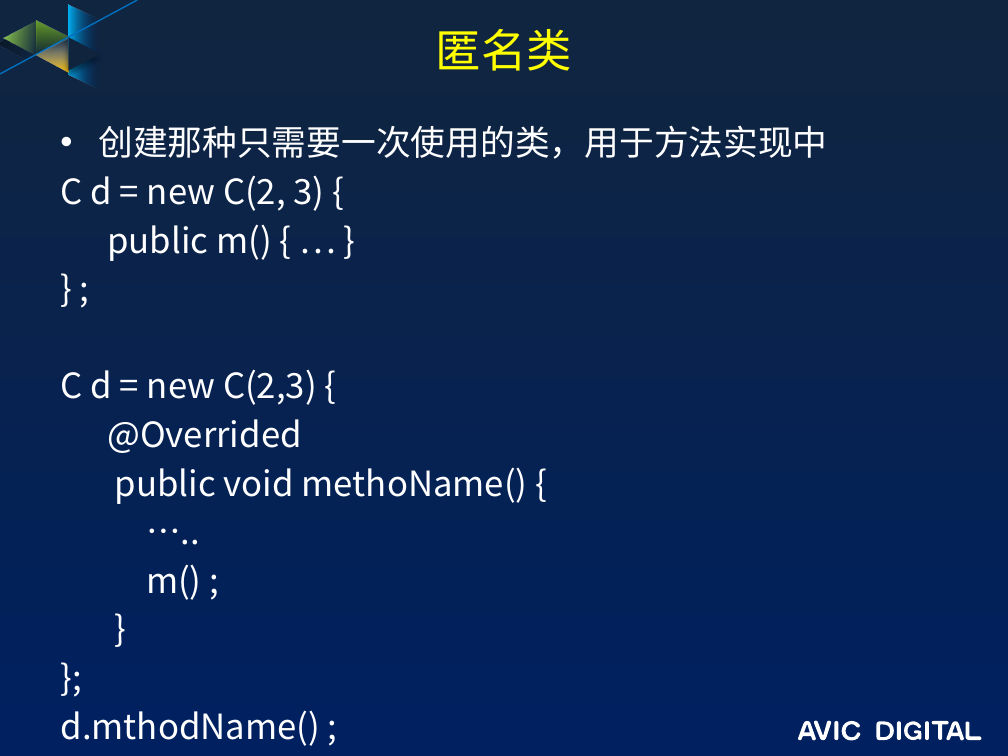
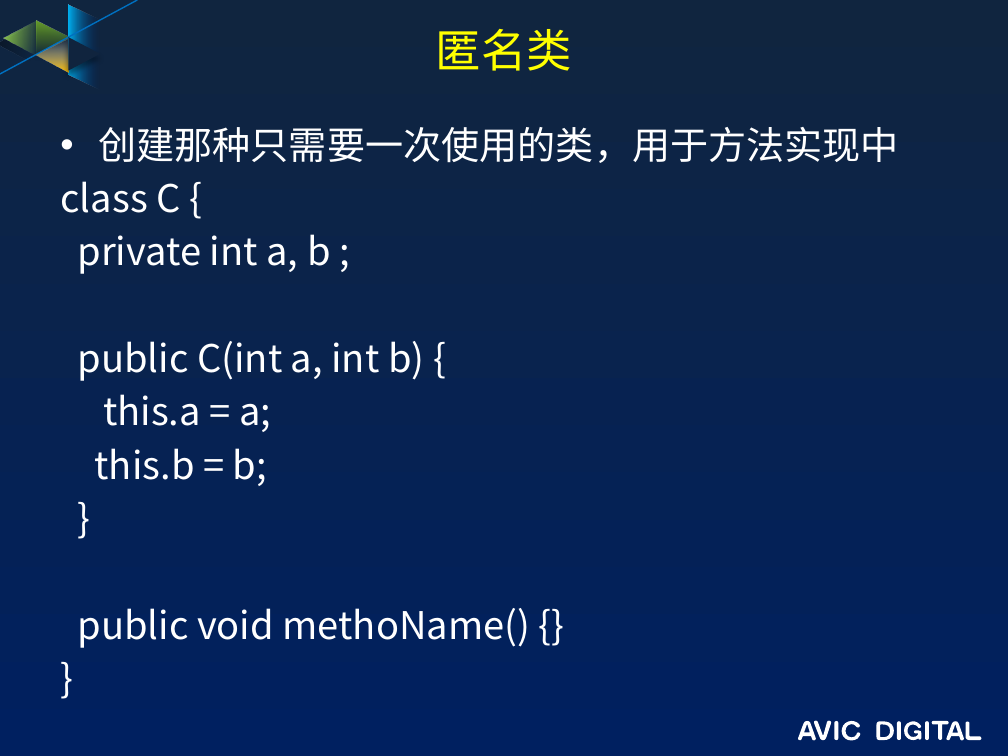
Before and after one commit to guofengzh/java-way, a slide deck: slide 18 of java/docs/03-java-接口和继承.pptx. Drawn at 1008x756 pixels with LibreOffice and Linux fonts; fonts in the diff are those of the drawing; background and template pictures are left out. Boxes give left, top, right and bottom in pixels: in the first picture for what was removed or moved away, otherwise in the second. Text is boxed around its words. In the diff, an @@ line names an element or a change of style, - is before the commit and + after.

```diff
--- a/java/docs/03-java-接口和继承.pptx
+++ b/java/docs/03-java-接口和继承.pptx
@@ text at (98,127,899,163): size 24.8 to 27.2 pt in "创建那种只需要一次使用的类，用于方法实现中", "}" @@
@@ text at (60,181,424,486): text changed; size 24.8 to 27.2 pt @@
-C d = new C(2, 3) {
-public m() { … }
-} ;
-C d = new C(2,3) {
-@Overrided
-public void methoName() {
-…..
-m() ;
+class C {
+private int a, b ;
+public C(int a, int b) {
+this.a = a;
+this.b = b;
@@ text at (78,608,531,648): text changed; size 24.8 to 27.2 pt @@
-};
-d.mthodName() ;
+public void methoName() {}
+}
```
Also in this commit, not shown: 3 other slides changed, 1 slide added, 2 other files.
